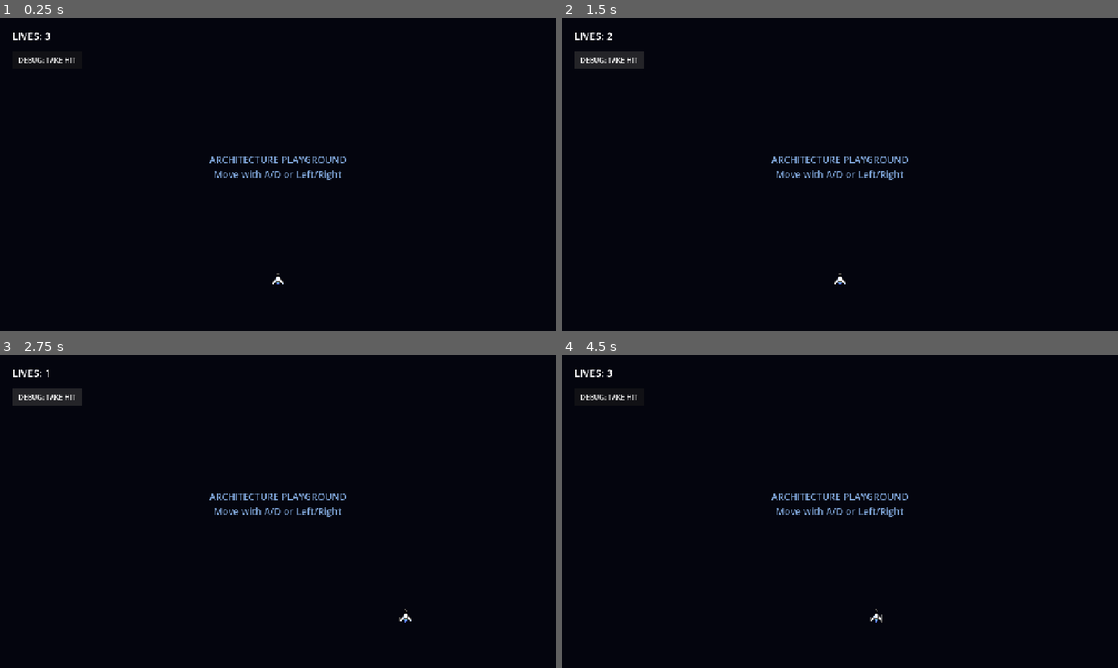
Above: before the commit, frames 1-4 (two rows, left to right).
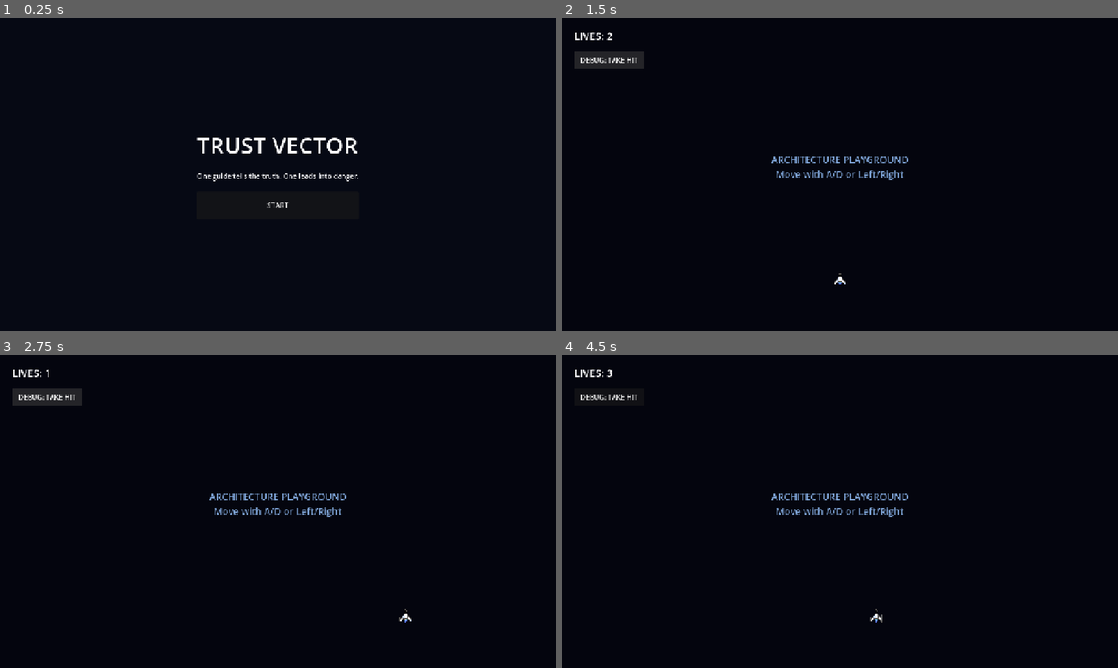
Above: after the commit, the same moments.

Repository: SkylaneGames/brackeys-2026-2
Game: Godot game, scene res://scenes/ui/title_screen.tscn
Same seed, same stepped clock (60 frames per second), same inputs: the game is played once before the commit and once after it. Before the commit the project starts from res://levels/asteroid_level.tscn.
Inputs (mouse positions are in pixels of both pictures, inside the frame that each line leads up to):
- Up to frame 1 (0.25 s): no input
- Up to frame 2 (1.5 s): click (840, 205) at 0.5 s, where only the run after the commit has a clickable "START"; click "DEBUG: TAKE HIT" at 1.25 s
- Up to frame 3 (2.75 s): tap Enter at 2 s; hold D (move_right) from 2.03 s (still down)
- Up to frame 4 (4.5 s): tap Space at 2.75 s; release D (move_right) at 2.78 s; hold A (move_left) 2.78-3.5 s; click "RETRY" at 3.5 s; tap Enter at 4.25 s; hold D (move_right) from 4.28 s (still down)

The runs differ from the first frame. In frame 1, 1.6% of the frame differs, in the area x 2-65%, y 4-86%; in frame 2, nothing differs; in frame 3, less than 0.1%; in frame 4, nothing differs.

Commit message:
Refactor to scenes and scripts

Diff:
--- a/src/project.godot
+++ b/src/project.godot
@@ -11,13 +11,13 @@
 [application]
 
 config/name="Game"
-run/main_scene="uid://cgvsklp5ko5x3"
+run/main_scene="uid://le81vgnolpcw"
 config/features=PackedStringArray("4.7", "GL Compatibility")
 config/icon="res://icon.svg"
 
 [autoload]
 
-GameManager="*res://core/game_manager.gd"
+GameManager="*res://scripts/core/game_manager.gd"
 
 [display]
 
--- a/src/levels/asteroid_level.tscn
+++ b/src/scenes/levels/asteroid_level.tscn
@@ -1,7 +1,7 @@
 [gd_scene format=3 uid="uid://cgvsklp5ko5x3"]
 
-[ext_resource type="Script" uid="uid://xnnmojxqbril" path="res://levels/asteroid_level.gd" id="1"]
-[ext_resource type="PackedScene" uid="uid://4tafg0sl2ysx" path="res://player/player.tscn" id="2"]
+[ext_resource type="Script" uid="uid://xnnmojxqbril" path="res://scripts/levels/asteroid_level.gd" id="1"]
+[ext_resource type="PackedScene" uid="uid://4tafg0sl2ysx" path="res://scenes/player/player.tscn" id="2"]
 
 [node name="AsteroidLevel" type="Node2D" unique_id=2096419723]
 script = ExtResource("1")
--- a/src/player/player.tscn
+++ b/src/scenes/player/player.tscn
@@ -1,6 +1,6 @@
 [gd_scene format=3 uid="uid://4tafg0sl2ysx"]
 
-[ext_resource type="Script" uid="uid://duinqo3ybc8mg" path="res://player/player.gd" id="1"]
+[ext_resource type="Script" uid="uid://duinqo3ybc8mg" path="res://scripts/player/player.gd" id="1"]
 [ext_resource type="Texture2D" uid="uid://d0wyf0u3pv1qq" path="res://assets/sprites/PlayerShip.png" id="2_rkbax"]
 
 [sub_resource type="CapsuleShape2D" id="CapsuleShape2D_player"]
--- a/src/ui/title_screen.tscn
+++ b/src/scenes/ui/game_over_screen.tscn
@@ -1,8 +1,8 @@
 [gd_scene load_steps=2 format=3]
 
-[ext_resource type="Script" path="res://ui/title_screen.gd" id="1"]
+[ext_resource type="Script" path="res://scripts/ui/game_over_screen.gd" id="1"]
 
-[node name="TitleScreen" type="Control"]
+[node name="GameOverScreen" type="Control"]
 layout_mode = 3
 anchors_preset = 15
 anchor_right = 1.0
@@ -18,7 +18,7 @@
 anchor_bottom = 1.0
 grow_horizontal = 2
 grow_vertical = 2
-color = Color(0.025, 0.035, 0.08, 1)
+color = Color(0.06, 0.02, 0.04, 1)
 
 [node name="Center" type="CenterContainer" parent="."]
 layout_mode = 1
@@ -30,22 +30,23 @@
 
 [node name="Menu" type="VBoxContainer" parent="Center"]
 layout_mode = 2
-theme_override_constants/separation = 24
+theme_override_constants/separation = 16
 
 [node name="Title" type="Label" parent="Center/Menu"]
 layout_mode = 2
-theme_override_font_sizes/font_size = 52
-text = "TRUST VECTOR"
+theme_override_font_sizes/font_size = 48
+text = "RUN OVER"
 horizontal_alignment = 1
 
-[node name="Subtitle" type="Label" parent="Center/Menu"]
+[node name="Retry" type="Button" parent="Center/Menu"]
+custom_minimum_size = Vector2(300, 56)
 layout_mode = 2
-text = "One guide tells the truth. One leads into danger."
-horizontal_alignment = 1
+text = "RETRY"
 
-[node name="Start" type="Button" parent="Center/Menu"]
-custom_minimum_size = Vector2(320, 64)
+[node name="TitleButton" type="Button" parent="Center/Menu"]
+custom_minimum_size = Vector2(300, 56)
 layout_mode = 2
-text = "START"
+text = "EXIT TO TITLE"
 
-[connection signal="pressed" from="Center/Menu/Start" to="." method="_on_start_pressed"]
+[connection signal="pressed" from="Center/Menu/Retry" to="." method="_on_retry_pressed"]
+[connection signal="pressed" from="Center/Menu/TitleButton" to="." method="_on_title_pressed"]
--- /dev/null
+++ b/src/scenes/ui/title_screen.tscn
@@ -0,0 +1,51 @@
+[gd_scene load_steps=2 format=3 uid="uid://le81vgnolpcw"]
+
+[ext_resource type="Script" path="res://scripts/ui/title_screen.gd" id="1"]
+
+[node name="TitleScreen" type="Control" unique_id=968941271]
+layout_mode = 3
+anchors_preset = 15
+anchor_right = 1.0
+anchor_bottom = 1.0
+grow_horizontal = 2
+grow_vertical = 2
+script = ExtResource("1")
+
+[node name="Background" type="ColorRect" parent="." unique_id=1537162357]
+layout_mode = 1
+anchors_preset = 15
+anchor_right = 1.0
+anchor_bottom = 1.0
+grow_horizontal = 2
+grow_vertical = 2
+color = Color(0.025, 0.035, 0.08, 1)
+
+[node name="Center" type="CenterContainer" parent="." unique_id=224500059]
+layout_mode = 1
+anchors_preset = 15
+anchor_right = 1.0
+anchor_bottom = 1.0
+grow_horizontal = 2
+grow_vertical = 2
+
+[node name="Menu" type="VBoxContainer" parent="Center" unique_id=1504346523]
+layout_mode = 2
+theme_override_constants/separation = 24
+
+[node name="Title" type="Label" parent="Center/Menu" unique_id=511612150]
+layout_mode = 2
+theme_override_font_sizes/font_size = 52
+text = "TRUST VECTOR"
+horizontal_alignment = 1
+
+[node name="Subtitle" type="Label" parent="Center/Menu" unique_id=1300287950]
+layout_mode = 2
+text = "One guide tells the truth. One leads into danger."
+horizontal_alignment = 1
+
+[node name="Start" type="Button" parent="Center/Menu" unique_id=1582538199]
+custom_minimum_size = Vector2(320, 64)
+layout_mode = 2
+text = "START"
+
+[connection signal="pressed" from="Center/Menu/Start" to="." method="_on_start_pressed"]
--- a/src/core/game_manager.gd
+++ b/src/scripts/core/game_manager.gd
@@ -5,9 +5,9 @@
 
 signal state_changed(state: GameState)
 
-const TITLE_SCENE := "res://ui/title_screen.tscn"
-const GAME_OVER_SCENE := "res://ui/game_over_screen.tscn"
-const LEVEL_SCENES: Array[String] = ["res://levels/asteroid_level.tscn"]
+const TITLE_SCENE := "res://scenes/ui/title_screen.tscn"
+const GAME_OVER_SCENE := "res://scenes/ui/game_over_screen.tscn"
+const LEVEL_SCENES: Array[String] = ["res://scenes/levels/asteroid_level.tscn"]
 
 var state: GameState = GameState.TITLE
 var current_level_index := 0
--- a/src/ui/game_over_screen.tscn
+++ /dev/null
@@ -1,52 +0,0 @@
-[gd_scene load_steps=2 format=3]
-
-[ext_resource type="Script" path="res://ui/game_over_screen.gd" id="1"]
-
-[node name="GameOverScreen" type="Control"]
-layout_mode = 3
-anchors_preset = 15
-anchor_right = 1.0
-anchor_bottom = 1.0
-grow_horizontal = 2
-grow_vertical = 2
-script = ExtResource("1")
-
-[node name="Background" type="ColorRect" parent="."]
-layout_mode = 1
-anchors_preset = 15
-anchor_right = 1.0
-anchor_bottom = 1.0
-grow_horizontal = 2
-grow_vertical = 2
-color = Color(0.06, 0.02, 0.04, 1)
-
-[node name="Center" type="CenterContainer" parent="."]
-layout_mode = 1
-anchors_preset = 15
-anchor_right = 1.0
-anchor_bottom = 1.0
-grow_horizontal = 2
-grow_vertical = 2
-
-[node name="Menu" type="VBoxContainer" parent="Center"]
-layout_mode = 2
-theme_override_constants/separation = 16
-
-[node name="Title" type="Label" parent="Center/Menu"]
-layout_mode = 2
-theme_override_font_sizes/font_size = 48
-text = "RUN OVER"
-horizontal_alignment = 1
-
-[node name="Retry" type="Button" parent="Center/Menu"]
-custom_minimum_size = Vector2(300, 56)
-layout_mode = 2
-text = "RETRY"
-
-[node name="TitleButton" type="Button" parent="Center/Menu"]
-custom_minimum_size = Vector2(300, 56)
-layout_mode = 2
-text = "EXIT TO TITLE"
-
-[connection signal="pressed" from="Center/Menu/Retry" to="." method="_on_retry_pressed"]
-[connection signal="pressed" from="Center/Menu/TitleButton" to="." method="_on_title_pressed"]
Renamed: src/core/game_manager.gd.uid -> src/scripts/core/game_manager.gd.uid
Renamed: src/core/level.gd -> src/scripts/core/level.gd
Renamed: src/core/level.gd.uid -> src/scripts/core/level.gd.uid
Renamed: src/levels/asteroid_level.gd -> src/scripts/levels/asteroid_level.gd
Renamed: src/levels/asteroid_level.gd.uid -> src/scripts/levels/asteroid_level.gd.uid
Renamed: src/player/player.gd -> src/scripts/player/player.gd
Renamed: src/player/player.gd.uid -> src/scripts/player/player.gd.uid
Renamed: src/ui/game_over_screen.gd -> src/scripts/ui/game_over_screen.gd
Renamed: src/ui/game_over_screen.gd.uid -> src/scripts/ui/game_over_screen.gd.uid
Renamed: src/ui/title_screen.gd -> src/scripts/ui/title_screen.gd
Renamed: src/ui/title_screen.gd.uid -> src/scripts/ui/title_screen.gd.uid
